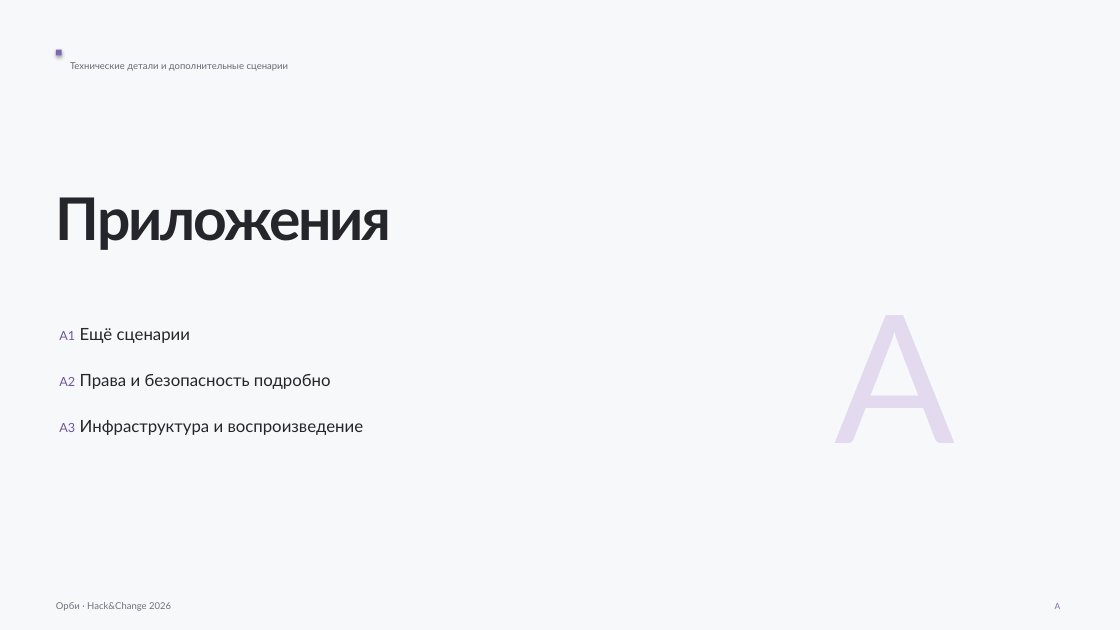
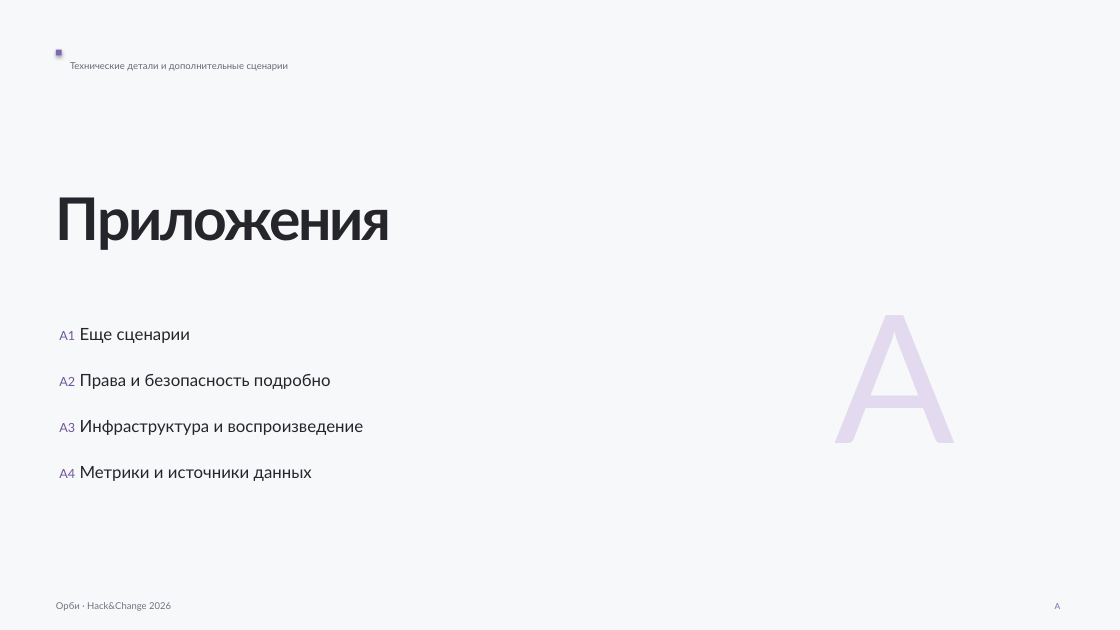
Before and after one commit to luhgeek1/avito-helpus, a slide deck: slide 13 of docs/presentation/orbi-presentation.pptx. Drawn at 1120x630 pixels with LibreOffice and Linux fonts; fonts in the diff are those of the drawing. Boxes give left, top, right and bottom in pixels: in the first picture for what was removed or moved away, otherwise in the second. Text is boxed around its words. In the diff, an @@ line names an element or a change of style, - is before the commit and + after.

Commit message:
docs: lighter presentation slides with infographics
Main slides drop from 1030 to 446 body words: timeline, decision flow,
FAQ loop, test mix bar and A/B diagram replace text tables; the pilot
metric table moves to a new appendix A4. The PPTX build draws the donut
chart with native shapes.

```diff
--- a/docs/presentation/orbi-presentation.pptx
+++ b/docs/presentation/orbi-presentation.pptx
@@ text at (x1=59, y1=328, x2=190, y2=343): text changed @@
-A1 Ещё сценарии
+A1 Еще сценарии
@@ text added at (x1=59, y1=466, x2=312, y2=481), 14.4 pt, text #25252B @@
+A4 Метрики и источники данных
```
Also in this commit, not shown: 13 other slides changed, 3 slides added, 2 slides removed, 6 other files.
